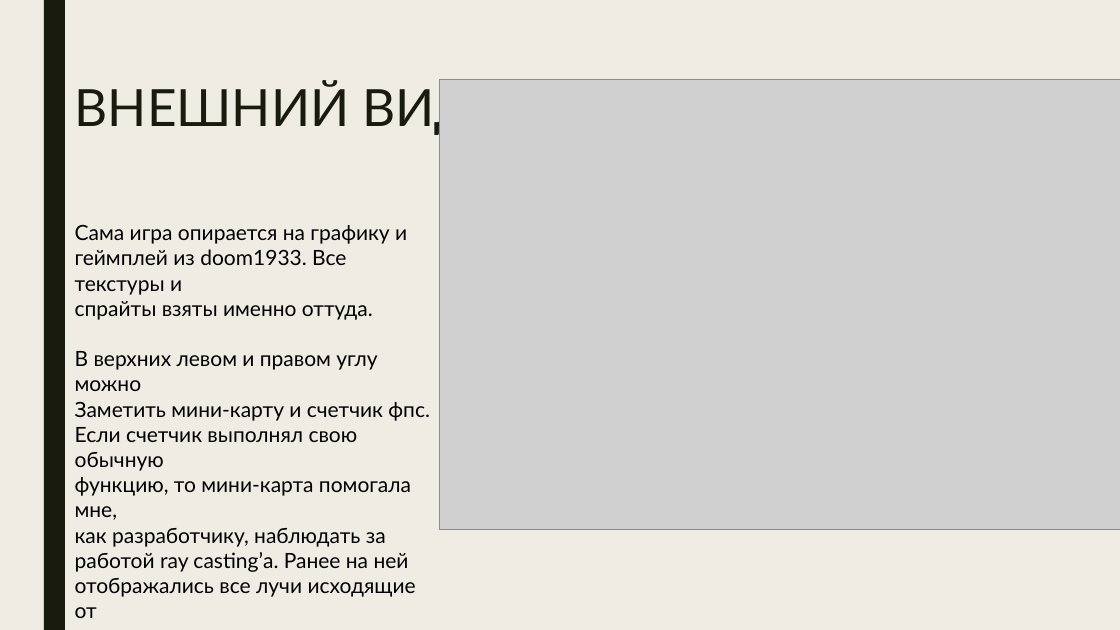
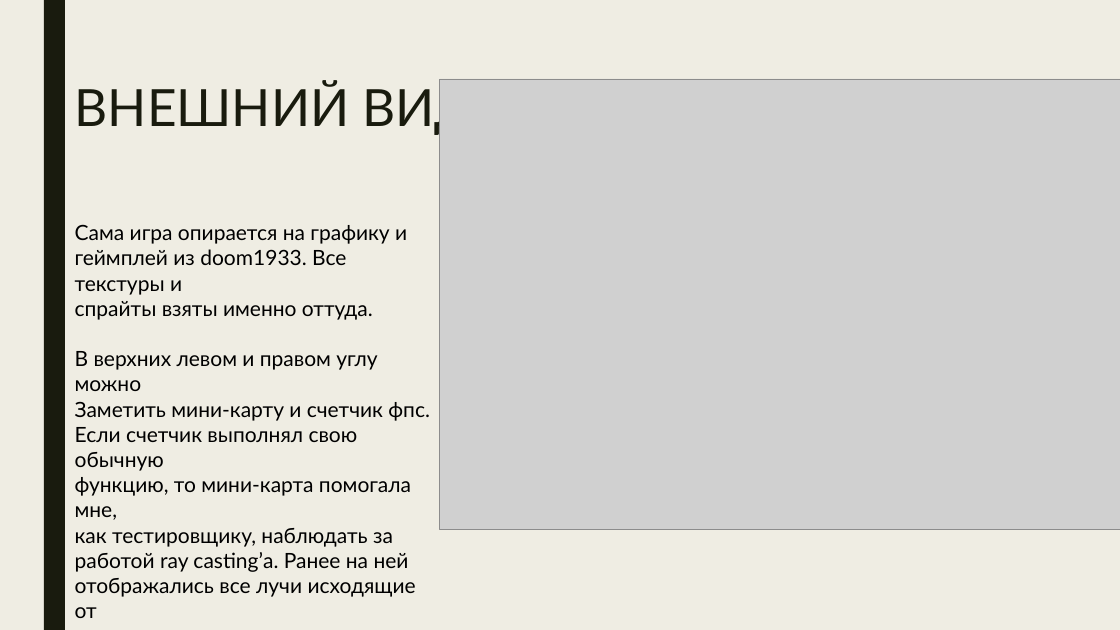
Before and after one commit to What-is-love-bdnhm/game_project, a slide deck: slide 9 of docs/project.pptx (slide 3 before the commit). Drawn at 1120x630 pixels with LibreOffice and Linux fonts; fonts in the diff are those of the drawing; grey boxes stand for pictures. Boxes give left, top, right and bottom in pixels: in the first picture for what was removed or moved away, otherwise in the second. Text is boxed around its words. In the diff, an @@ line names an element or a change of style, - is before the commit and + after.

```diff
--- a/docs/project.pptx
+++ b/docs/project.pptx
@@ text at box(75, 528, 393, 547): text changed @@
-как разработчику, наблюдать за
+как тестировщику, наблюдать за
```
Also in this commit, not shown: 3 other slides changed, 6 slides added, 59 other files.
